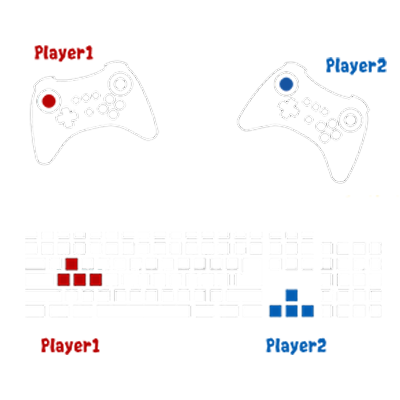
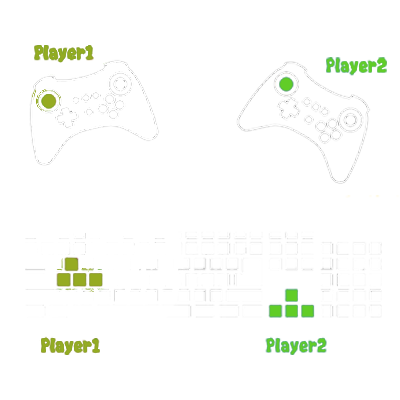
Layers edited between the first and the second 400px x 400px image:
added layer "Warstwa 7" above "Warstwa 5" over [25, 45, 387, 355]
painted on "Warstwa 5" over [25, 45, 387, 355]
